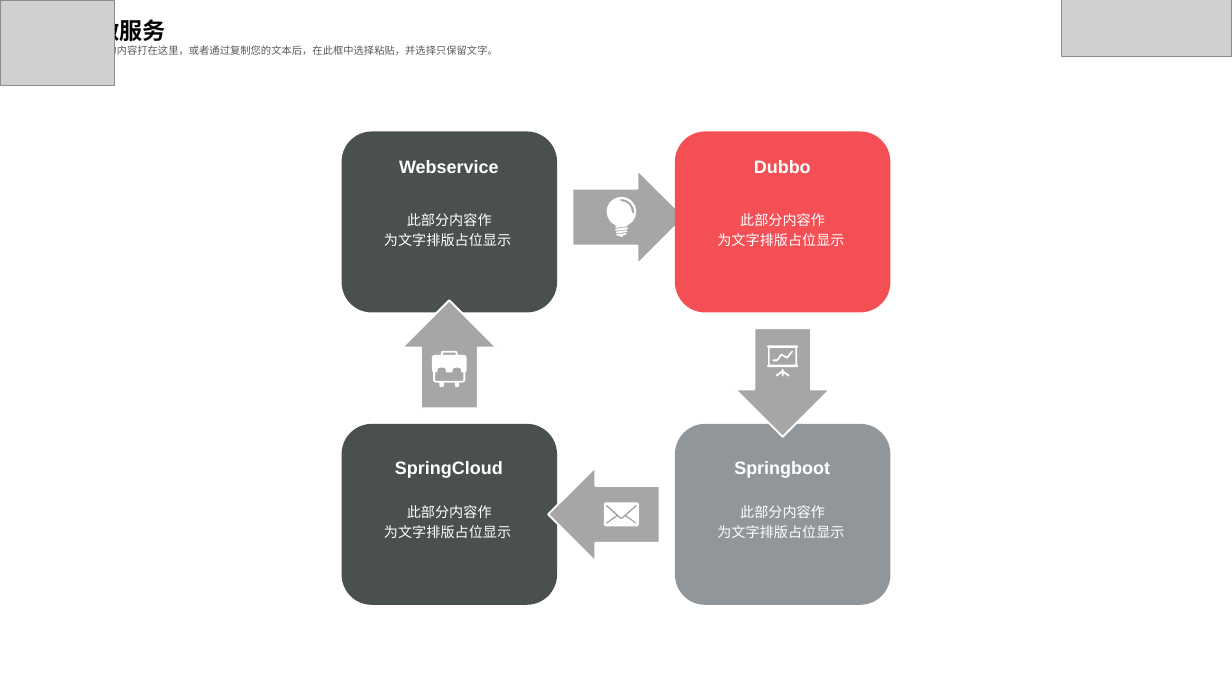
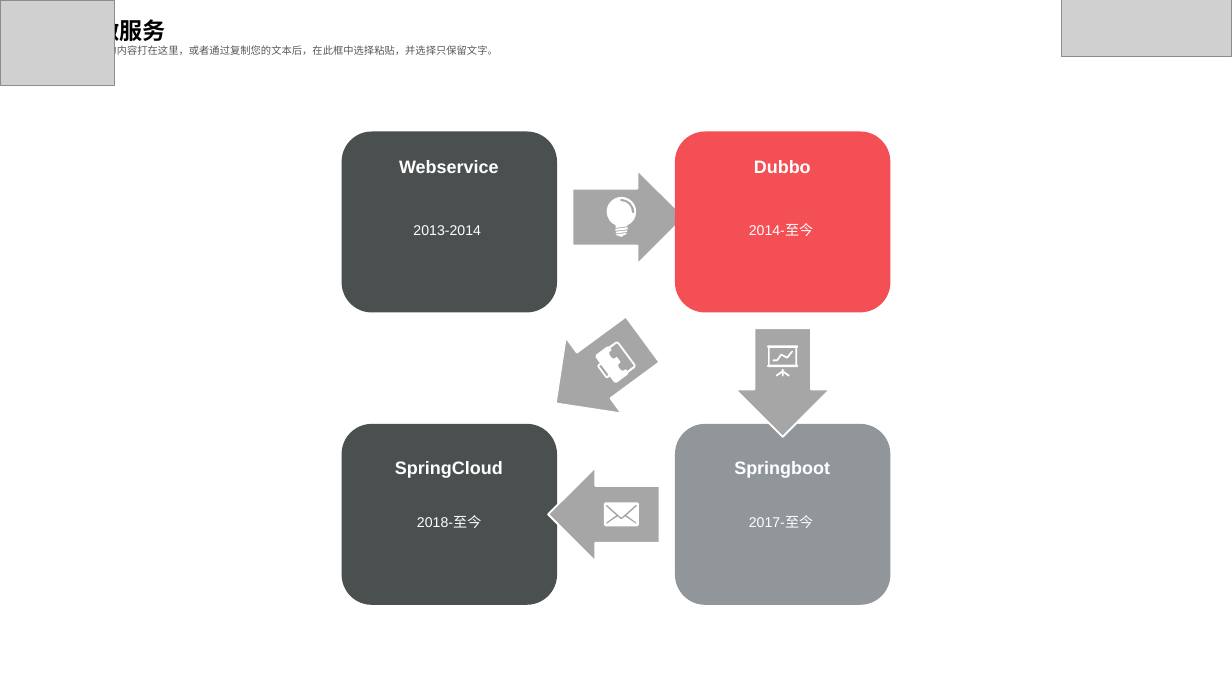
Before and after one commit to feiweihy/SpringCloud, a slide deck: slide 14 of documents/1-技术交流/中交金卡技术交流20190505.pptx. Drawn at 1232x693 pixels with LibreOffice and Linux fonts; fonts in the diff are those of the drawing; grey boxes stand for pictures. Boxes give left, top, right and bottom in pixels: in the first picture for what was removed or moved away, otherwise in the second. Text is boxed around its words. In the diff, an @@ line names an element or a change of style, - is before the commit and + after.

```diff
--- a/documents/1-技术交流/中交金卡技术交流20190505.pptx
+++ b/documents/1-技术交流/中交金卡技术交流20190505.pptx
@@ text in rounded rectangle at bbox=[413, 225, 481, 235]: text changed @@
-此部分内容作
-为文字排版占位显示
+2013-2014
@@ text in rounded rectangle at bbox=[749, 224, 813, 236]: text changed @@
-此部分内容作
-为文字排版占位显示
+2014-至今
@@ right arrow at bbox=[528, 302, 671, 442]: rotation 270 to 143 degrees @@
@@ freeform shape at bbox=[592, 339, 638, 386]: rotation 0 to 233 degrees; outline redrawn @@
@@ text in rounded rectangle at bbox=[417, 516, 481, 528]: text changed @@
-此部分内容作
-为文字排版占位显示
+2018-至今
@@ text in rounded rectangle at bbox=[749, 516, 813, 528]: text changed @@
-此部分内容作
-为文字排版占位显示
+2017-至今
```
Also in this commit, not shown: 3 other slides changed.
